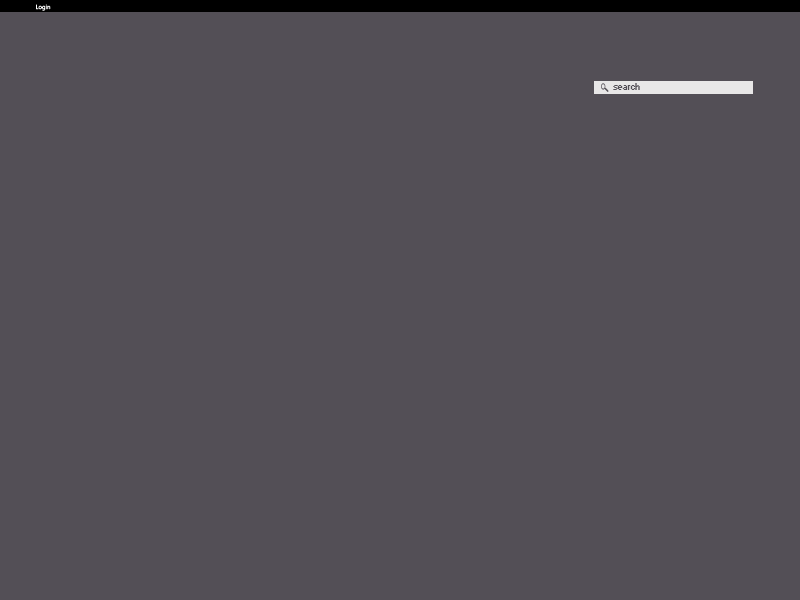
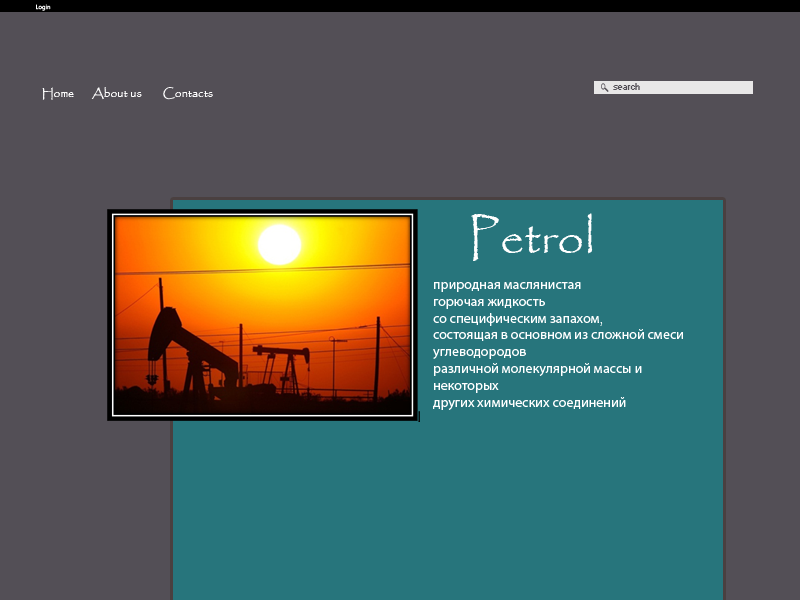
Before/after of a 800px x 600px layered artwork. What changed in the layer stack:
added layer "neft" above "природная маслянистая горючая жидкость со специфическим запах" over (107, 209, 420, 422)
added layer "природная маслянистая горючая жидкость со специфическим запах" above "Petrol" over (433, 282, 683, 410)
added layer "Petrol" above "Shape 1" over (471, 213, 593, 261)
added layer "Shape 1" above "Login" over (173, 200, 723, 600)
added layer "Contacts" above "About us" over (163, 87, 213, 100)
added layer "About us" above "Home" over (91, 87, 142, 100)
added layer "Home" above "baze" over (42, 87, 74, 100)
